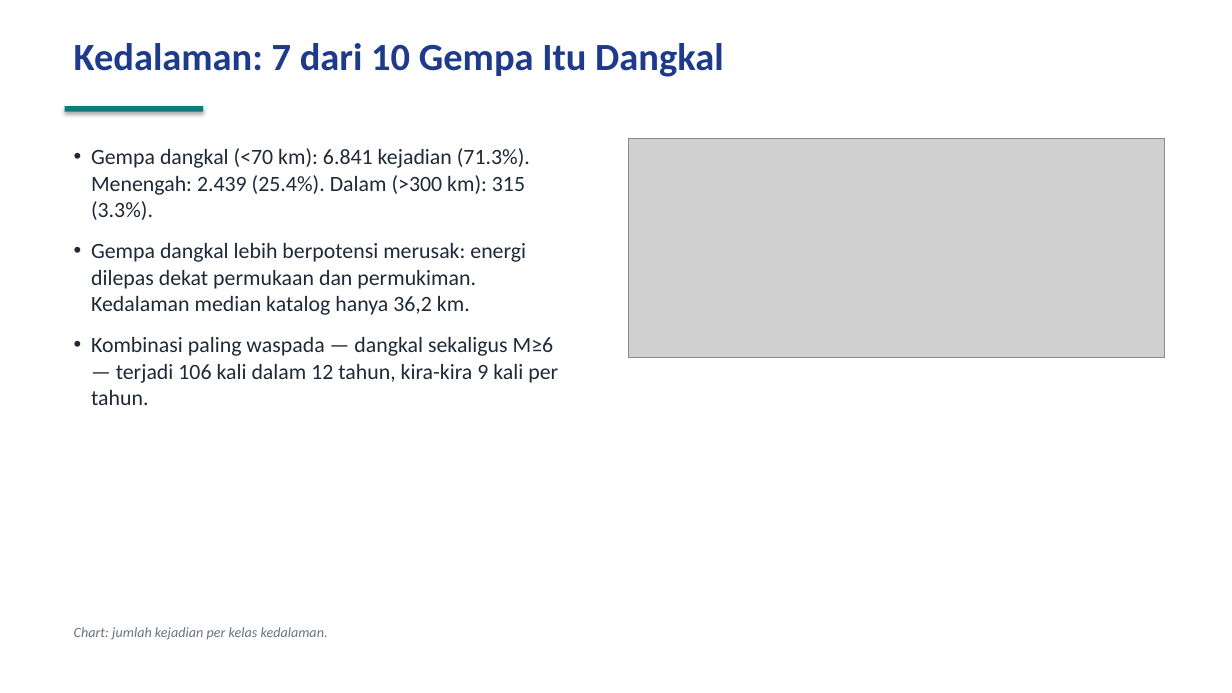
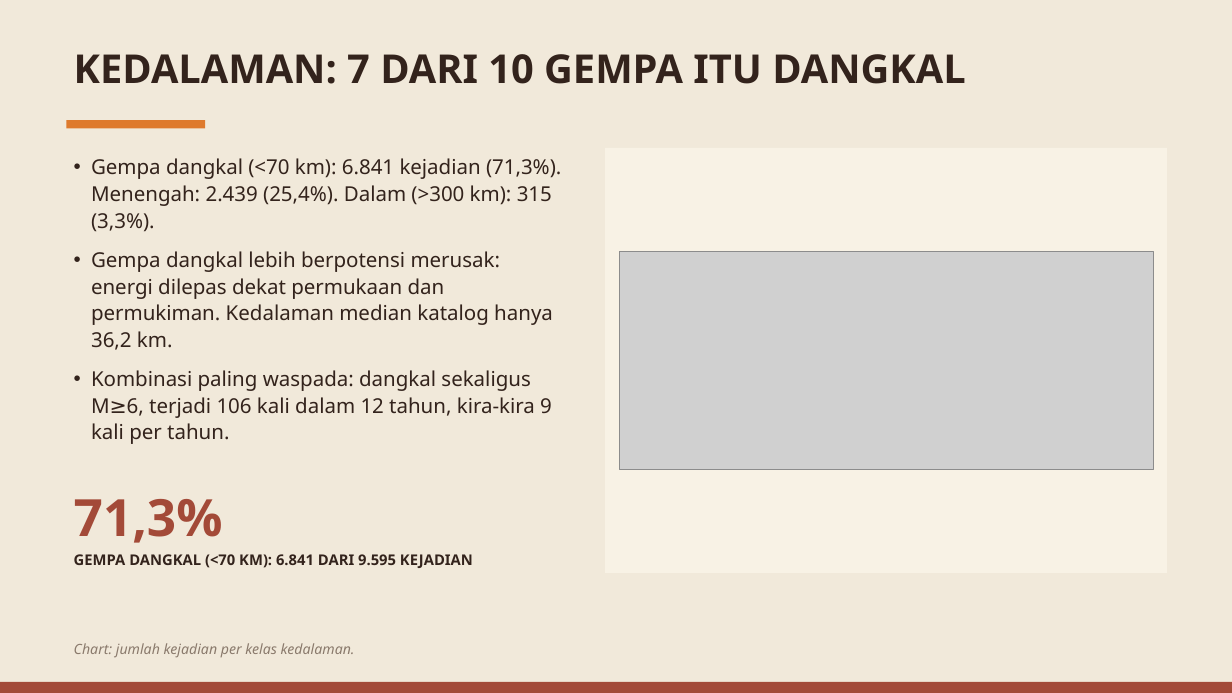
Before and after one commit to baghizash/gempa-bumi-indonesia-2026, a slide deck: slide 7 of Portofolio-Analisis-Gempa-Bumi.pptx. Drawn at 1232x693 pixels with LibreOffice and Linux fonts; fonts in the diff are those of the drawing; grey boxes stand for pictures. Boxes give left, top, right and bottom in pixels: in the first picture for what was removed or moved away, otherwise in the second. Text is boxed around its words. In the diff, an @@ line names an element or a change of style, - is before the commit and + after.

```diff
--- a/Portofolio-Analisis-Gempa-Bumi.pptx
+++ b/Portofolio-Analisis-Gempa-Bumi.pptx
@@ background #FFFFFF to #F1E9DA @@
@@ text at bbox=[74, 54, 965, 84]: text changed; size 30 to 31 pt; font Calibri to Noto Sans; text colour #1E3A8A to #33231C @@
-Kedalaman: 7 dari 10 Gempa Itu Dangkal
+KEDALAMAN: 7 DARI 10 GEMPA ITU DANGKAL
@@ text "Gempa dangkal (<70 km): 6.841 ...": place and size @@
-text "Gempa dangkal (<70 km): 6.841 ..." at bbox=[91, 148, 558, 405]
+text "Gempa dangkal (<70 km): 6.841 ..." at bbox=[91, 158, 561, 444]
@@ rectangle: place and size @@
-rectangle at bbox=[65, 106, 203, 112]
+rectangle at bbox=[67, 120, 205, 128]
@@ rectangle at bbox=[67, 120, 205, 128]: fill #0E7C7B to #DE7A2D; shadow off @@
@@ rectangle added at bbox=[605, 148, 1167, 573], fill #F8F2E5 @@
@@ picture removed at bbox=[628, 139, 1165, 358] @@
@@ text at bbox=[91, 158, 561, 232]: text changed; size 17 to 16 pt; font Calibri to Noto Sans; text colour #1F2937 to #33231C @@
-• Gempa dangkal (<70 km): 6.841 kejadian (71.3%). Menengah: 2.439 (25.4%). Dalam (>300 km): 315 (3.3%).
+• Gempa dangkal (<70 km): 6.841 kejadian (71,3%). Menengah: 2.439 (25,4%). Dalam (>300 km): 315 (3,3%).
@@ text at bbox=[91, 251, 553, 350]: size 17 to 16 pt, font Calibri to Noto Sans, text colour #1F2937 to #33231C in "Gempa dangkal lebih berpotensi merusak: energi dilepas ..."; line spacing 1 to 1.08; less space between paragraphs @@
@@ picture added at bbox=[619, 251, 1153, 470] @@
@@ text at bbox=[91, 370, 552, 444]: text changed; size 17 to 16 pt; font Calibri to Noto Sans; text colour #1F2937 to #33231C @@
-• Kombinasi paling waspada — dangkal sekaligus M≥6 — terjadi 106 kali dalam 12 tahun, kira-kira 9 kali per tahun.
+• Kombinasi paling waspada: dangkal sekaligus M≥6, terjadi 106 kali dalam 12 tahun, kira-kira 9 kali per tahun.
@@ text added at bbox=[74, 499, 473, 568], 11.5 pt, text #33231C, bold @@
+71,3%
+GEMPA DANGKAL (<70 KM): 6.841 DARI 9.595 KEJADIAN
@@ text "Chart: jumlah kejadian per kelas ...": place and size @@
-text "Chart: jumlah kejadian per kelas ..." at bbox=[74, 627, 328, 640]
+text "Chart: jumlah kejadian per kelas ..." at bbox=[74, 643, 355, 657]
@@ text "Chart: jumlah kejadian per kelas ..." at bbox=[74, 643, 355, 657]: font Calibri to Noto Sans, text colour #6B7280 to #8A7A6C; less space between paragraphs @@
@@ rectangle added at bbox=[0, 682, 1232, 693], fill #A34A38 @@
```
Also in this commit, not shown: 9 other slides changed.
